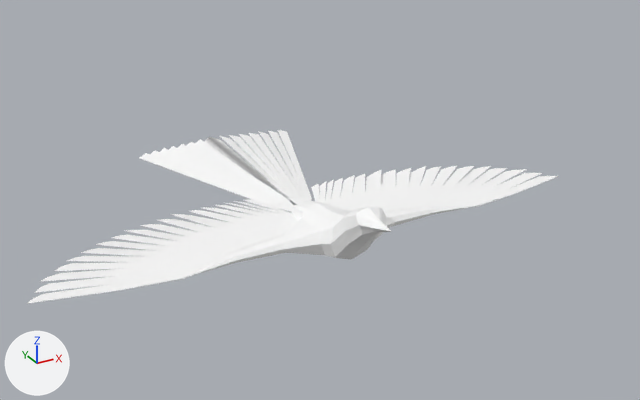
The glTF model public/assets/models/phoenix.glb: old version first, new version second.
The view is the same before and after, from a camera (50 mm lens) standing at (-13.3, -23.6, 13.0) and looking at (1.1, 2.5, -0.1). Arrows for +X, +Y and +Z are at lower left; the lights stay in place. The picture after the commit comes second. Vertices at exactly the same position are counted once.
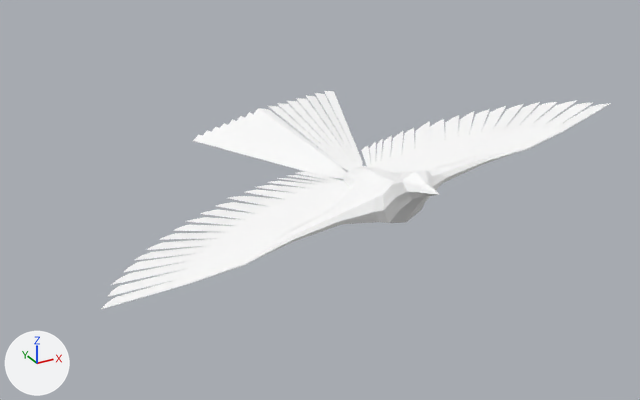
The change in detail:
me_cylinder has 803 vertices, 1592 faces and spans x -10.0..10.0, y -3.9..10.4, z -0.8..1.9.
me_cylinder is used by ob_cylinder; location (0.0, 0.0, 0.0).
me_cylinder part 1: 53 of the faces centred in x -9.3..6.0, y -1.6..3.1, z 0.0..1.2 are now shaded smooth.
Object 'Cylinder' (ob_cylinder) moves from (0.0, 0.0, 0.0) to (1.97, -0.16, 0.96).
Object 'Cylinder' (ob_cylinder) turns from (0, 0, 0) to (0.2, -10, -1.8) degrees about x, y and z.

Location of each change, [x1, y1, x2, y2] in pixels of the pictures (640 x 400 px):
'Cylinder', moved, turned: before [26, 130, 558, 304]; after [102, 91, 611, 309]
part 1 of me_cylinder, shading changed: before [27, 187, 476, 304]; after [103, 128, 527, 309]
